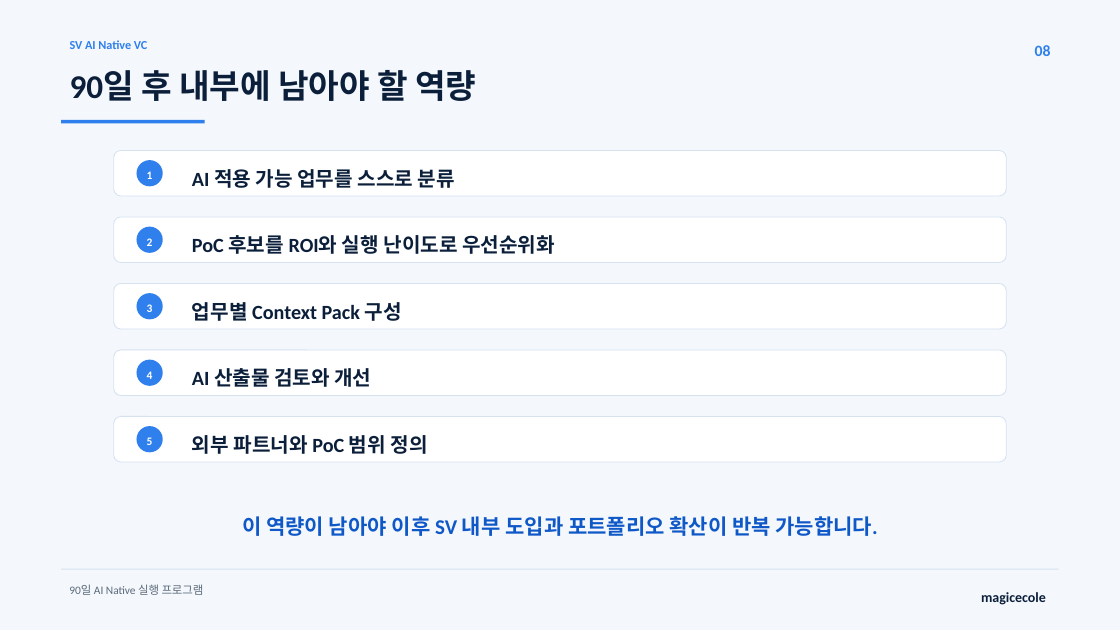
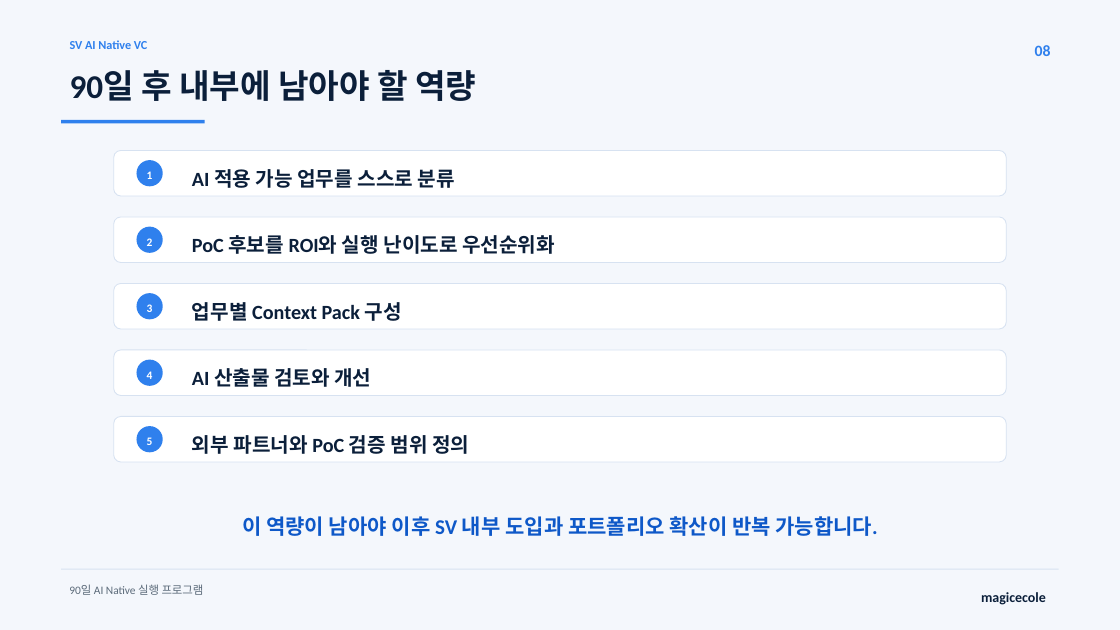
Before and after one commit to MagicecoleAI/svinvest-ai-native-vc-workshop, a slide deck: slide 8 of outputs/SV_AI_Native_90일_실행프로그램.pptx. Drawn at 1120x630 pixels with LibreOffice and Linux fonts; fonts in the diff are those of the drawing. Boxes give left, top, right and bottom in pixels: in the first picture for what was removed or moved away, otherwise in the second. Text is boxed around its words. In the diff, an @@ line names an element or a change of style, - is before the commit and + after.

```diff
--- a/outputs/SV_AI_Native_90일_실행프로그램.pptx
+++ b/outputs/SV_AI_Native_90일_실행프로그램.pptx
@@ text at (192, 435, 469, 454): text changed @@
-외부 파트너와 PoC 범위 정의
+외부 파트너와 PoC 검증 범위 정의
```
Also in this commit, not shown: 9 other slides changed, 1 other file.
